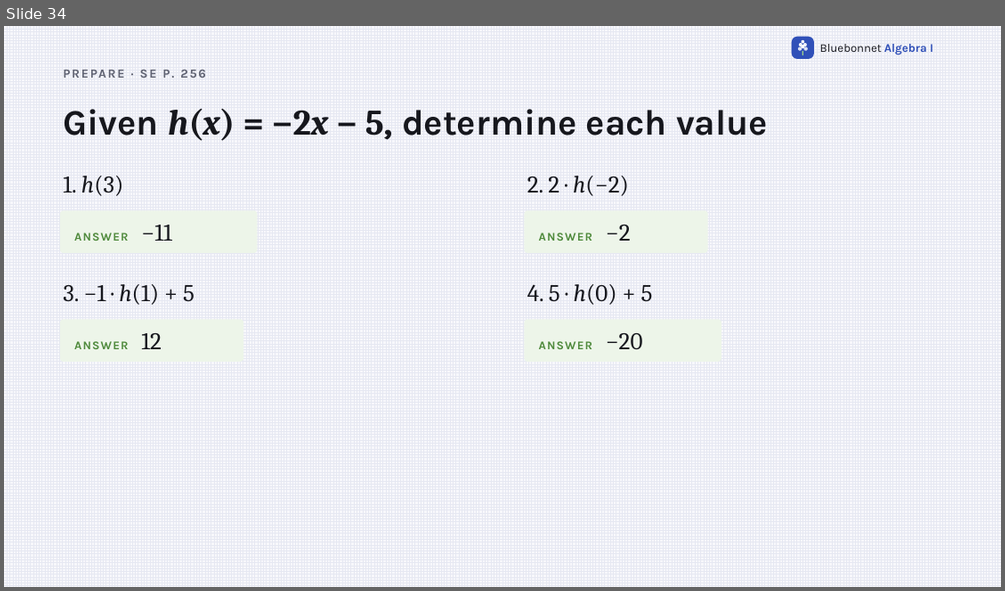
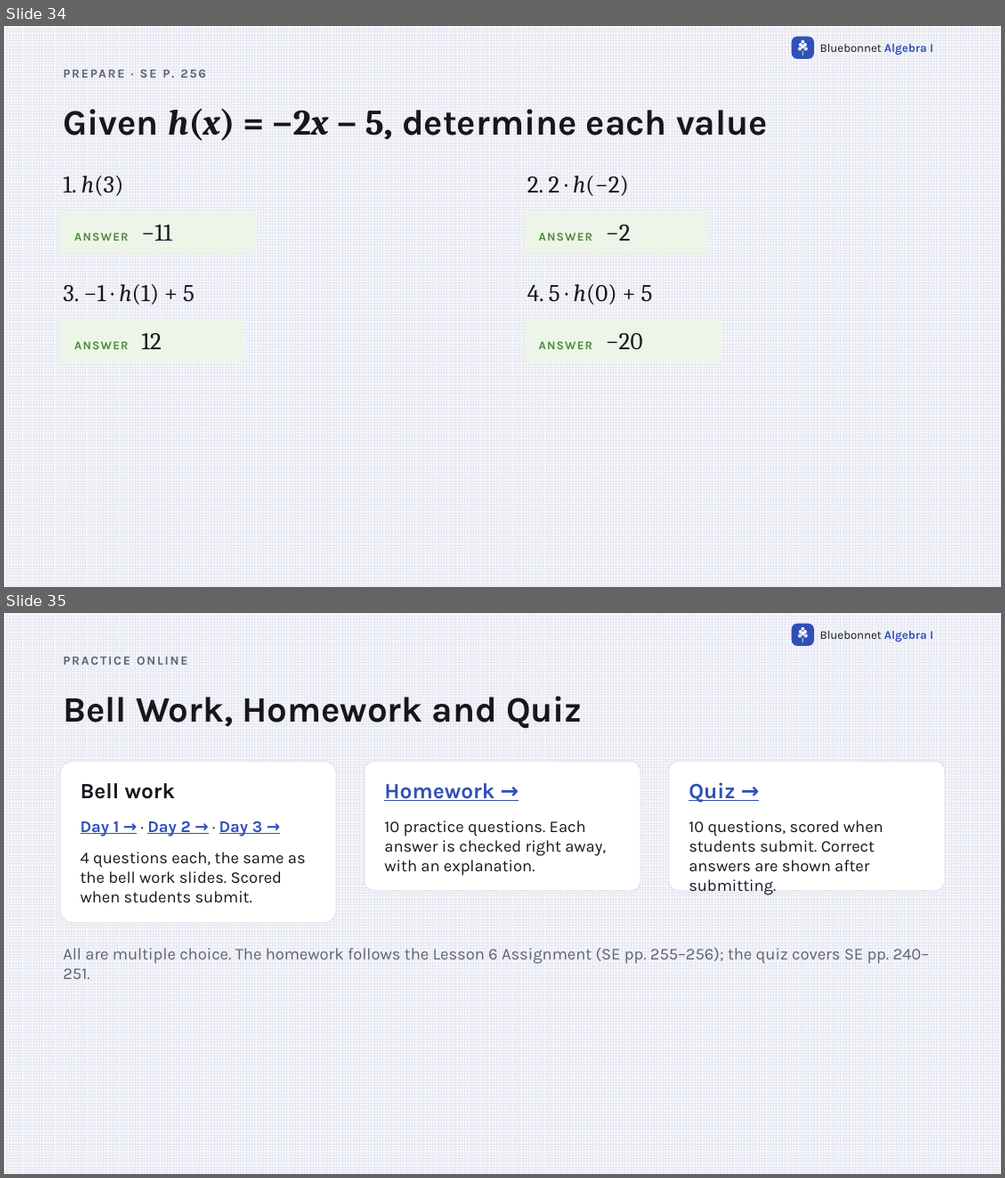
Before and after one commit to Apolloat2022/Algebra1M2U1L4, a slide deck: making-sense-of-representations-lesson6.pptx. Shown one above the other, each under a label of ours: slide 34 before the commit, slides 34 and 35 after it. The pictures are 1005x591 and 1005x1178 pixels, drawn with LibreOffice and Linux fonts; fonts in the diff are those of the drawing. Boxes give left, top, right and bottom in pixels: in the first picture for what was removed or moved away, otherwise in the second. Text is boxed around its words. In the diff, an @@ line names an element or a change of style, - is before the commit and + after.

```diff
--- a/making-sense-of-representations-lesson6.pptx
+++ b/making-sense-of-representations-lesson6.pptx
@@ slide 35 added at [4, 613, 1001, 1174], background pattern #E6E8F2 on #F7F7FB; not listed: 9 template elements that a slide beside it also shows @@
@@ text added at [63, 657, 188, 665], 12 pt, text #5F6272, bold @@
+PRACTICE ONLINE
@@ text added at [63, 696, 582, 728], 34.5 pt, text #16171D, bold @@
+Bell Work, Homework and Quiz
@@ rounded rectangle added at [60, 761, 336, 923], fill #FFFFFF, outline #E3E4EC 1 pt @@
@@ rounded rectangle added at [364, 761, 640, 892], fill #FFFFFF, outline #E3E4EC 1 pt @@
@@ rounded rectangle added at [669, 761, 945, 892], fill #FFFFFF, outline #E3E4EC 1 pt @@
@@ text added at [81, 783, 175, 799], 21 pt, text #16171D, bold @@
+Bell work
@@ text added at [384, 783, 494, 801], 21 pt, text #3050B8, bold, underline @@
+Homework →
@@ text added at [688, 782, 735, 803], 21 pt, text #3050B8, bold, underline @@
+Quiz →
@@ text added at [81, 821, 262, 836], 15.8 pt, text #3050B8, bold, underline @@
+Day 1 → · Day 2 → · Day 3 →
@@ text added at [384, 820, 606, 876], 15.8 pt, text #16171D @@
+10 practice questions. Each answer is checked right away, with an explanation.
@@ text added at [688, 820, 883, 872], 15.8 pt, text #16171D @@
+10 questions, scored when students submit. Correct answers are shown after submitting.
@@ text added at [81, 852, 306, 903], 15.8 pt, text #16171D @@
+4 questions each, the same as the bell work slides. Scored when students submit.
@@ text added at [63, 948, 929, 979], 15.8 pt, text #5F6272 @@
+All are multiple choice. The homework follows the Lesson 6 Assignment (SE pp. 255–256); the quiz covers SE pp. 240–251.
```
Also in this commit, not shown: 1 slide changed, 7 other files.
